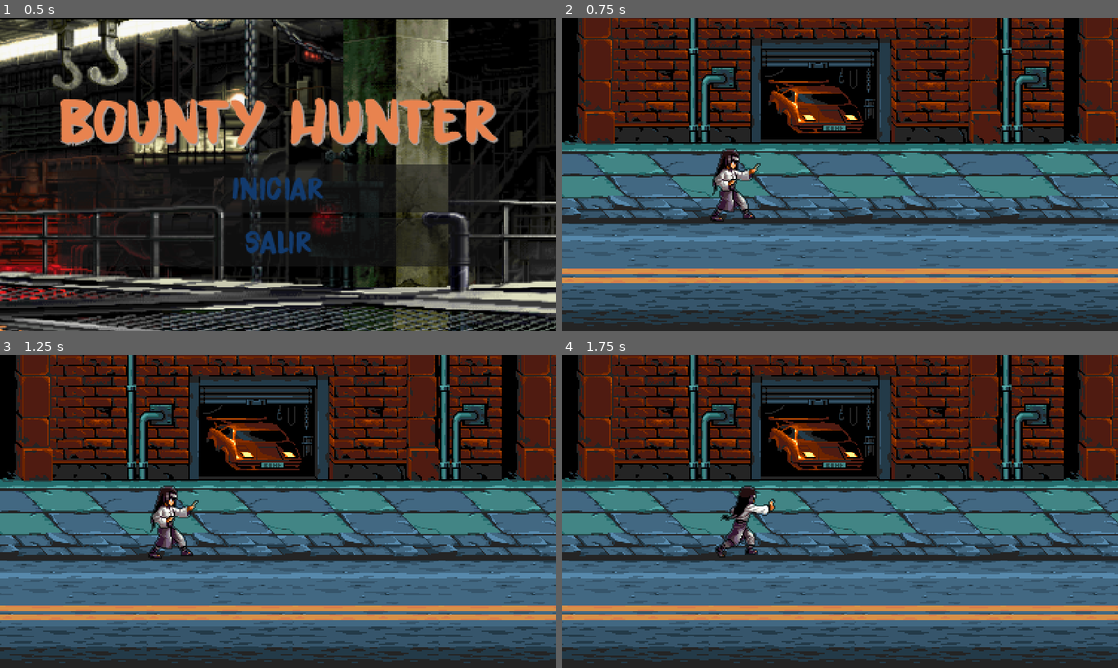
Above: before the commit, frames 1-4 (two rows, left to right).
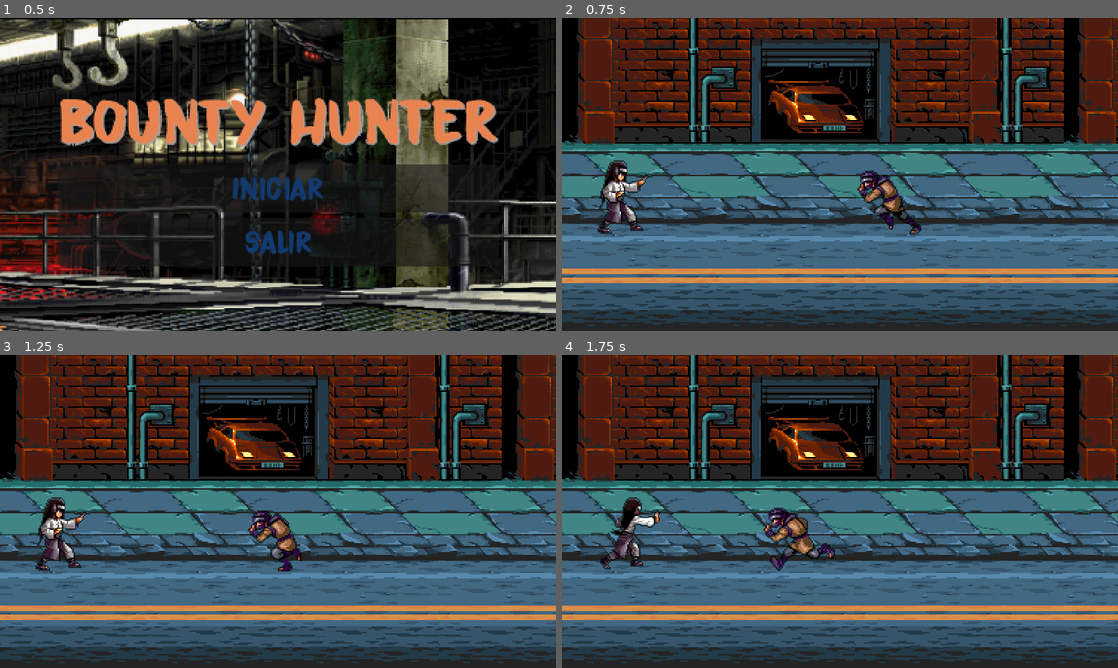
Above: after the commit, the same moments.

Repository: eandres8/bounty-hunter
Game: Godot game, scene res://scenes/Menu/Menu.tscn
Two runs of this game, one before a commit and one after it. Both use one fixed random seed, a clock stepped at 60 frames per second and the inputs below.
Inputs:
- Up to frame 1 (0.5 s): no input
- Up to frame 2 (0.75 s): click "Iniciar" at 0.5 s
- Up to frame 3 (1.25 s): no input
- Up to frame 4 (1.75 s): hold D (move_right) from 1.28 s (still down); tap J (attack_soft) at 1.35 s

Frame 1 is identical in both runs. In frame 2, 2.9% of the frame differs, in the area x 6-65%, y 41-70%; in frame 3, 2.9%; in frame 4, 2.9%.

Commit message:
fix: attack animation from Player

Diff:
--- /dev/null
+++ b/scenes/Enemy/Enemy.gd
@@ -0,0 +1,61 @@
+extends CharacterBody2D
+
+enum States { IDLE, RUN, DAMAGE, DIE }
+
+const SPEED := 70
+var life := 100
+var _state := States.IDLE
+
+func _ready():
+	velocity.x = -SPEED
+	_state = States.RUN
+
+func _process(_delta):
+	_state_matching()
+	move_and_slide()
+
+func _state_matching():
+	match _state:
+		States.IDLE:
+			idle_action()
+		States.RUN:
+			run_action()
+		States.DAMAGE:
+			damage_action()
+		States.DIE:
+			die_action()
+
+func make_damage(damage) -> void:
+	var new_life = life - damage
+
+	if new_life < life:
+		if new_life > 0:
+			life = new_life
+			_state = States.DAMAGE
+		else:
+			life = 0
+			_state = States.DIE
+
+
+func idle_action():
+	$Body.play("Idle")
+
+func run_action():
+	if is_on_wall():
+		_state = States.IDLE
+	else:
+		$Body.play("Run")
+
+func damage_action():
+	$Body.play("Damage")
+
+func die_action():
+	$Body.play("Died")
+
+func _on_body_animation_finished():
+	if $Body.animation == "Damage":
+		_state = States.IDLE
+
+	if $Body.animation == "Died":
+		set_process(false)
+		queue_free()
--- /dev/null
+++ b/scenes/Enemy/Enemy.tscn
@@ -0,0 +1,146 @@
+[gd_scene load_steps=26 format=3 uid="uid://uwq0hd8vwom6"]
+
+[ext_resource type="Script" path="res://scenes/Enemy/Enemy.gd" id="1_88snd"]
+[ext_resource type="Texture2D" uid="uid://bv12sjvxduhii" path="res://assets/sprites/enemy basic attack/Artboard 20.png" id="1_e56v3"]
+[ext_resource type="Texture2D" uid="uid://dv6ua8blo02gk" path="res://assets/sprites/enemy basic Idle/Artboard 1.png" id="1_k2o8b"]
+[ext_resource type="Texture2D" uid="uid://b6j70ufr7gmnv" path="res://assets/sprites/enemy basic attack/Artboard 21.png" id="2_5acbg"]
+[ext_resource type="Texture2D" uid="uid://ck66x58d4f15b" path="res://assets/sprites/enemy basic Idle/Artboard 2.png" id="2_ev6v5"]
+[ext_resource type="Texture2D" uid="uid://c11pwycp62j4e" path="res://assets/sprites/enemy basic Idle/Artboard 3.png" id="3_ll6hx"]
+[ext_resource type="Texture2D" uid="uid://dfyo5asmar6rm" path="res://assets/sprites/enemy basic attack/Artboard 22.png" id="3_v5vrc"]
+[ext_resource type="Texture2D" uid="uid://br5705f3mymy8" path="res://assets/sprites/enemy basic Idle/Artboard 4.png" id="4_8svxm"]
+[ext_resource type="Texture2D" uid="uid://ci3aaj8q38slp" path="res://assets/sprites/enemy basic attack/Artboard 23.png" id="4_vpddu"]
+[ext_resource type="Texture2D" uid="uid://ebnvqynf36wc" path="res://assets/sprites/enemy basic damage/Artboard 11.png" id="6_2mddj"]
+[ext_resource type="Texture2D" uid="uid://oqme7uyhqni7" path="res://assets/sprites/enemy basic damage/Artboard 13.png" id="7_043pl"]
+[ext_resource type="Texture2D" uid="uid://c8iqiigue5q47" path="res://assets/sprites/enemy basic damage/Artboard 12.png" id="8_hyrlk"]
+[ext_resource type="Texture2D" uid="uid://dnwwd21wjvcfk" path="res://assets/sprites/enemy basic run/Artboard 5.png" id="9_hru75"]
+[ext_resource type="Texture2D" uid="uid://b0cd7lp60uc6h" path="res://assets/sprites/enemy basic damage/Artboard 14.png" id="9_rqdfk"]
+[ext_resource type="Texture2D" uid="uid://ub1btnkt3jem" path="res://assets/sprites/enemy basic run/Artboard 6.png" id="10_2cw54"]
+[ext_resource type="Texture2D" uid="uid://cx6pt3caxvak6" path="res://assets/sprites/enemy basic damage/Artboard 15.png" id="10_mdmhd"]
+[ext_resource type="Texture2D" uid="uid://c2rvah3688ywj" path="res://assets/sprites/enemy basic run/Artboard 7.png" id="11_i65rb"]
+[ext_resource type="Texture2D" uid="uid://1w02cd2yy7gi" path="res://assets/sprites/enemy basic damage/Artboard 16.png" id="11_tm3at"]
+[ext_resource type="Texture2D" uid="uid://cvysjmum66re2" path="res://assets/sprites/enemy basic damage/Artboard 17.png" id="12_3763g"]
+[ext_resource type="Texture2D" uid="uid://dw0dlpji2qf5k" path="res://assets/sprites/enemy basic run/Artboard 8.png" id="12_hl1of"]
+[ext_resource type="Texture2D" uid="uid://cexi0abqkparo" path="res://assets/sprites/enemy basic run/Artboard 9.png" id="13_3p6j8"]
+[ext_resource type="Texture2D" uid="uid://ocypmtv4c7hy" path="res://assets/sprites/enemy basic damage/Artboard 18.png" id="13_t7me2"]
+[ext_resource type="Texture2D" uid="uid://daewuc75yl7kc" path="res://assets/sprites/enemy basic run/Artboard 10.png" id="14_ge53m"]
+
+[sub_resource type="SpriteFrames" id="SpriteFrames_qxdhg"]
+animations = [{
+"frames": [{
+"duration": 1.0,
+"texture": ExtResource("1_e56v3")
+}, {
+"duration": 1.0,
+"texture": ExtResource("2_5acbg")
+}, {
+"duration": 1.0,
+"texture": ExtResource("3_v5vrc")
+}, {
+"duration": 1.0,
+"texture": ExtResource("4_vpddu")
+}],
+"loop": false,
+"name": &"Attack",
+"speed": 10.0
+}, {
+"frames": [{
+"duration": 1.0,
+"texture": ExtResource("6_2mddj")
+}, {
+"duration": 1.0,
+"texture": ExtResource("7_043pl")
+}, {
+"duration": 1.0,
+"texture": ExtResource("8_hyrlk")
+}, {
+"duration": 1.0,
+"texture": ExtResource("6_2mddj")
+}],
+"loop": false,
+"name": &"Damage",
+"speed": 12.0
+}, {
+"frames": [{
+"duration": 1.0,
+"texture": ExtResource("6_2mddj")
+}, {
+"duration": 1.0,
+"texture": ExtResource("9_rqdfk")
+}, {
+"duration": 1.0,
+"texture": ExtResource("10_mdmhd")
+}, {
+"duration": 1.0,
+"texture": ExtResource("11_tm3at")
+}, {
+"duration": 1.0,
+"texture": ExtResource("12_3763g")
+}, {
+"duration": 1.0,
+"texture": ExtResource("13_t7me2")
+}, {
+"duration": 1.0,
+"texture": ExtResource("12_3763g")
+}],
+"loop": false,
+"name": &"Died",
+"speed": 10.0
+}, {
+"frames": [{
+"duration": 1.0,
+"texture": ExtResource("1_k2o8b")
+}, {
+"duration": 1.0,
+"texture": ExtResource("2_ev6v5")
+}, {
+"duration": 1.0,
+"texture": ExtResource("3_ll6hx")
+}, {
+"duration": 1.0,
+"texture": ExtResource("4_8svxm")
+}],
+"loop": true,
+"name": &"Idle",
+"speed": 5.0
+}, {
+"frames": [{
+"duration": 1.0,
+"texture": ExtResource("9_hru75")
+}, {
+"duration": 1.0,
+"texture": ExtResource("10_2cw54")
+}, {
+"duration": 1.0,
+"texture": ExtResource("11_i65rb")
+}, {
+"duration": 1.0,
+"texture": ExtResource("12_hl1of")
+}, {
+"duration": 1.0,
+"texture": ExtResource("13_3p6j8")
+}, {
+"duration": 1.0,
+"texture": ExtResource("14_ge53m")
+}],
+"loop": true,
+"name": &"Run",
+"speed": 10.0
+}]
+
+[sub_resource type="RectangleShape2D" id="RectangleShape2D_udnub"]
+size = Vector2(25, 52)
+
+[node name="Enemy" type="CharacterBody2D" groups=["Enemy"]]
+script = ExtResource("1_88snd")
+
+[node name="Body" type="AnimatedSprite2D" parent="."]
+sprite_frames = SubResource("SpriteFrames_qxdhg")
+animation = &"Died"
+autoplay = "Idle"
+flip_h = true
+
+[node name="Collision" type="CollisionShape2D" parent="."]
+position = Vector2(-2.5, 2)
+shape = SubResource("RectangleShape2D_udnub")
+
+[connection signal="animation_finished" from="Body" to="." method="_on_body_animation_finished"]
--- /dev/null
+++ b/scenes/Instructions/instructions.tscn
@@ -0,0 +1,7 @@
+[gd_scene format=3 uid="uid://cirn5wfsxlbia"]
+
+[node name="Instructions" type="Control"]
+layout_mode = 3
+anchors_preset = 0
+offset_right = 40.0
+offset_bottom = 40.0
--- a/scenes/Level/Level.tscn
+++ b/scenes/Level/Level.tscn
@@ -1,8 +1,9 @@
-[gd_scene load_steps=6 format=3 uid="uid://c2p83lqvbrqtk"]
+[gd_scene load_steps=7 format=3 uid="uid://c2p83lqvbrqtk"]
 
 [ext_resource type="Texture2D" uid="uid://8086a2amnxv6" path="res://assets/tileset.png" id="1_a4kcm"]
 [ext_resource type="AudioStream" uid="uid://b1m8vnibcaad0" path="res://assets/audio/music/exports/space-asteroids.ogg" id="1_hb1oh"]
 [ext_resource type="PackedScene" uid="uid://ctg30vmpd715q" path="res://scenes/Player/Player.tscn" id="3_us51a"]
+[ext_resource type="PackedScene" uid="uid://uwq0hd8vwom6" path="res://scenes/Enemy/Enemy.tscn" id="4_j8wx3"]
 
 [sub_resource type="TileSetAtlasSource" id="TileSetAtlasSource_epcsg"]
 texture = ExtResource("1_a4kcm")
@@ -538,7 +539,9 @@
 
 [node name="AudioStreamPlayer" type="AudioStreamPlayer" parent="Settings"]
 stream = ExtResource("1_hb1oh")
-autoplay = true
 
 [node name="Player" parent="." instance=ExtResource("3_us51a")]
-position = Vector2(133, 128)
+position = Vector2(47, 137)
+
+[node name="Enemy" parent="." instance=ExtResource("4_j8wx3")]
+position = Vector2(264, 141)
--- a/scenes/Player/Player.gd
+++ b/scenes/Player/Player.gd
@@ -3,14 +3,19 @@
 
 const SPEED := 80;
 var is_on_attack := false
+var attack_damage = 55
 
 @onready var screensize = get_viewport_rect().size
 
+func _process(_delta):
+	if Input.is_action_just_pressed("attack_soft") and !is_on_attack:
+		is_on_attack = true
+		$Settings/Hit.play()
+		$Body.play("Attack_Soft")
 
-func _process(_delta):
+	motion_ctrl()
 	anim_ctrl()
-	motion_ctrl()
-	attack_soft()
+	flip_shapes()
 
 
 func anim_ctrl() -> void:
@@ -23,7 +28,18 @@
 		else:
 			$Body.play("Idle")
 
-	$Body.flip_h = AXIS_X < 0 if AXIS_X != 0 else $Body.flip_h
+
+func flip_shapes() -> void:
+	var AXIS_X = GLOBAL.get_axis().x;
+	var is_flip = AXIS_X < 0 if AXIS_X != 0 else $Body.flip_h
+	$Body.flip_h = is_flip
+
+	if is_flip:
+		$Collision.position.x = 5
+		$HitAttack/CollisionHit.position.x = -21
+	else:
+		$Collision.position.x = -5
+		$HitAttack/CollisionHit.position.x = 21
 
 
 func motion_ctrl() -> void:
@@ -37,10 +53,16 @@
 		position.y = clamp(position.y, 0, screensize.y)
 
 
-func attack_soft() -> void:
-	if Input.is_action_just_pressed("attack_soft"):
-		is_on_attack = true
-		$Body.play("Attack_Soft")
-		$Settings/Hit.play()
-		await ($Body.animation_finished)
+func _on_body_animation_finished():
+	if $Body.animation == "Attack_Soft":
 		is_on_attack = false
+
+
+func _on_body_animation_changed():
+	$HitAttack/CollisionHit.disabled = $Body.animation != "Attack_Soft"
+
+
+func _on_hit_attack_body_entered(body: Node2D):
+	print(body.name)
+	if body.is_in_group("Enemy"):
+		body.make_damage(attack_damage)
--- a/scenes/Player/Player.tscn
+++ b/scenes/Player/Player.tscn
@@ -1,21 +1,65 @@
-[gd_scene load_steps=16 format=3 uid="uid://ctg30vmpd715q"]
+[gd_scene load_steps=26 format=3 uid="uid://ctg30vmpd715q"]
 
 [ext_resource type="Script" path="res://scenes/Player/Player.gd" id="1_2rwnr"]
 [ext_resource type="Texture2D" uid="uid://kjljg7clue1u" path="res://assets/sprites/neji_walk/walk_1.png" id="1_pnyvt"]
-[ext_resource type="Texture2D" uid="uid://dg75kqlerppg4" path="res://assets/sprites/neji_1/Artboard 1.png" id="1_yhupd"]
+[ext_resource type="Texture2D" uid="uid://dg75kqlerppg4" path="res://assets/sprites/neji_attack_1/Artboard 1.png" id="1_yhupd"]
 [ext_resource type="Texture2D" uid="uid://dkeqgepvxgstb" path="res://assets/sprites/neji_walk/walk_2.png" id="2_2o2ur"]
-[ext_resource type="Texture2D" uid="uid://wv24h23kovm0" path="res://assets/sprites/neji_1/Artboard 2.png" id="3_pg5xu"]
+[ext_resource type="Texture2D" uid="uid://b2fx4u785wlye" path="res://assets/sprites/neji_attack_2/Artboard 20.png" id="2_ah1gv"]
+[ext_resource type="Texture2D" uid="uid://wv24h23kovm0" path="res://assets/sprites/neji_attack_1/Artboard 2.png" id="3_pg5xu"]
 [ext_resource type="Texture2D" uid="uid://b21v5d784l85y" path="res://assets/sprites/neji_walk/walk_3.png" id="3_tqdow"]
-[ext_resource type="Texture2D" uid="uid://dlwvtqwgfb53s" path="res://assets/sprites/neji_1/Artboard 3.png" id="4_4vigq"]
+[ext_resource type="Texture2D" uid="uid://dnk1hnckkywdd" path="res://assets/sprites/neji_attack_2/Artboard 12.png" id="3_wvqo4"]
+[ext_resource type="Texture2D" uid="uid://kw8st5o7geih" path="res://assets/sprites/neji_attack_2/Artboard 13.png" id="4_4gnq6"]
+[ext_resource type="Texture2D" uid="uid://dlwvtqwgfb53s" path="res://assets/sprites/neji_attack_1/Artboard 3.png" id="4_4vigq"]
 [ext_resource type="Texture2D" uid="uid://di8xhsgvrscxw" path="res://assets/sprites/neji_walk/walk_4.png" id="4_wc5ne"]
-[ext_resource type="Texture2D" uid="uid://dcsevnxhodwcw" path="res://assets/sprites/neji_1/Artboard 4.png" id="5_0rqtu"]
+[ext_resource type="Texture2D" uid="uid://dcsevnxhodwcw" path="res://assets/sprites/neji_attack_1/Artboard 4.png" id="5_0rqtu"]
 [ext_resource type="Texture2D" uid="uid://bghiiurchqyb8" path="res://assets/sprites/neji_walk/walk_5.png" id="5_aqtbs"]
-[ext_resource type="Texture2D" uid="uid://b0lf851k5u0sr" path="res://assets/sprites/neji_1/Artboard 5.png" id="6_pxnv6"]
+[ext_resource type="Texture2D" uid="uid://dqhgqv2m4ixrh" path="res://assets/sprites/neji_attack_2/Artboard 14.png" id="5_axmcq"]
+[ext_resource type="Texture2D" uid="uid://dom6rdnkfpxvn" path="res://assets/sprites/neji_attack_2/Artboard 15.png" id="6_hg43i"]
+[ext_resource type="Texture2D" uid="uid://b0lf851k5u0sr" path="res://assets/sprites/neji_attack_1/Artboard 5.png" id="6_pxnv6"]
 [ext_resource type="Texture2D" uid="uid://b470yf1bwehwv" path="res://assets/sprites/neji_walk/walk_6.png" id="6_w2cqb"]
+[ext_resource type="Texture2D" uid="uid://s3c3yk2ko7jo" path="res://assets/sprites/neji_attack_2/Artboard 16.png" id="7_bbmvh"]
+[ext_resource type="Texture2D" uid="uid://cyjjmiwnc7jc7" path="res://assets/sprites/neji_attack_2/Artboard 17.png" id="8_57pev"]
+[ext_resource type="Texture2D" uid="uid://b0drkxo4gtn1k" path="res://assets/sprites/neji_attack_2/Artboard 18.png" id="9_1aunf"]
+[ext_resource type="Texture2D" uid="uid://dnkcleuip0l0o" path="res://assets/sprites/neji_attack_2/Artboard 19.png" id="10_5krbn"]
 [ext_resource type="AudioStream" uid="uid://d01gx4esy851w" path="res://assets/audio/Sound FX/hit.wav" id="13_xu2wp"]
 
 [sub_resource type="SpriteFrames" id="SpriteFrames_wgjgq"]
 animations = [{
+"frames": [{
+"duration": 1.0,
+"texture": ExtResource("2_ah1gv")
+}, {
+"duration": 1.0,
+"texture": ExtResource("3_wvqo4")
+}, {
+"duration": 1.0,
+"texture": ExtResource("4_4gnq6")
+}, {
+"duration": 1.0,
+"texture": ExtResource("5_axmcq")
+}, {
+"duration": 1.0,
+"texture": ExtResource("6_hg43i")
+}, {
+"duration": 1.0,
+"texture": ExtResource("7_bbmvh")
+}, {
+"duration": 1.0,
+"texture": ExtResource("8_57pev")
+}, {
+"duration": 1.0,
+"texture": ExtResource("9_1aunf")
+}, {
+"duration": 1.0,
+"texture": ExtResource("10_5krbn")
+}, {
+"duration": 1.0,
+"texture": ExtResource("2_ah1gv")
+}],
+"loop": false,
+"name": &"Attack_Mid",
+"speed": 10.0
+}, {
 "frames": [{
 "duration": 1.0,
 "texture": ExtResource("1_yhupd")
@@ -31,13 +75,10 @@
 }, {
 "duration": 1.0,
 "texture": ExtResource("6_pxnv6")
-}, {
-"duration": 1.0,
-"texture": ExtResource("5_0rqtu")
 }],
 "loop": false,
 "name": &"Attack_Soft",
-"speed": 10.0
+"speed": 12.0
 }, {
 "frames": [{
 "duration": 1.0,
@@ -72,9 +113,11 @@
 }]
 
 [sub_resource type="RectangleShape2D" id="RectangleShape2D_up3mx"]
-size = Vector2(20, 56)
+size = Vector2(17, 48)
 
-[node name="Player" type="CharacterBody2D"]
+[sub_resource type="CapsuleShape2D" id="CapsuleShape2D_i3mbo"]
+
+[node name="Player" type="CharacterBody2D" groups=["Player"]]
 motion_mode = 1
 script = ExtResource("1_2rwnr")
 
@@ -83,13 +126,23 @@
 sprite_frames = SubResource("SpriteFrames_wgjgq")
 animation = &"Walk"
 autoplay = "Idle"
-frame = 5
 
 [node name="Collision" type="CollisionShape2D" parent="."]
-position = Vector2(-3, 0)
+position = Vector2(-5, -6)
 shape = SubResource("RectangleShape2D_up3mx")
 
 [node name="Settings" type="Node2D" parent="."]
 
 [node name="Hit" type="AudioStreamPlayer" parent="Settings"]
 stream = ExtResource("13_xu2wp")
+
+[node name="HitAttack" type="Area2D" parent="." groups=["Hit"]]
+
+[node name="CollisionHit" type="CollisionShape2D" parent="HitAttack"]
+position = Vector2(21, -13)
+shape = SubResource("CapsuleShape2D_i3mbo")
+disabled = true
+
+[connection signal="animation_changed" from="Body" to="." method="_on_body_animation_changed"]
+[connection signal="animation_finished" from="Body" to="." method="_on_body_animation_finished"]
+[connection signal="body_entered" from="HitAttack" to="." method="_on_hit_attack_body_entered"]
Binary file added: assets/sprites/enemy basic Idle/Artboard 1.png
Not shown, added: assets/sprites/enemy basic Idle/Artboard 1.png.import
Binary file added: assets/sprites/enemy basic Idle/Artboard 2.png
Not shown, changed: assets/sprites/enemy basic Idle/Artboard 2.png.import
Binary file added: assets/sprites/enemy basic Idle/Artboard 3.png
Not shown, added: assets/sprites/enemy basic Idle/Artboard 3.png.import
Binary file added: assets/sprites/enemy basic Idle/Artboard 4.png
Not shown, added: assets/sprites/enemy basic Idle/Artboard 4.png.import
Binary file added: assets/sprites/enemy basic attack/Artboard 20.png
Not shown, added: assets/sprites/enemy basic attack/Artboard 20.png.import
Binary file added: assets/sprites/enemy basic attack/Artboard 21.png
Not shown, added: assets/sprites/enemy basic attack/Artboard 21.png.import
(and 64 more such lines)
